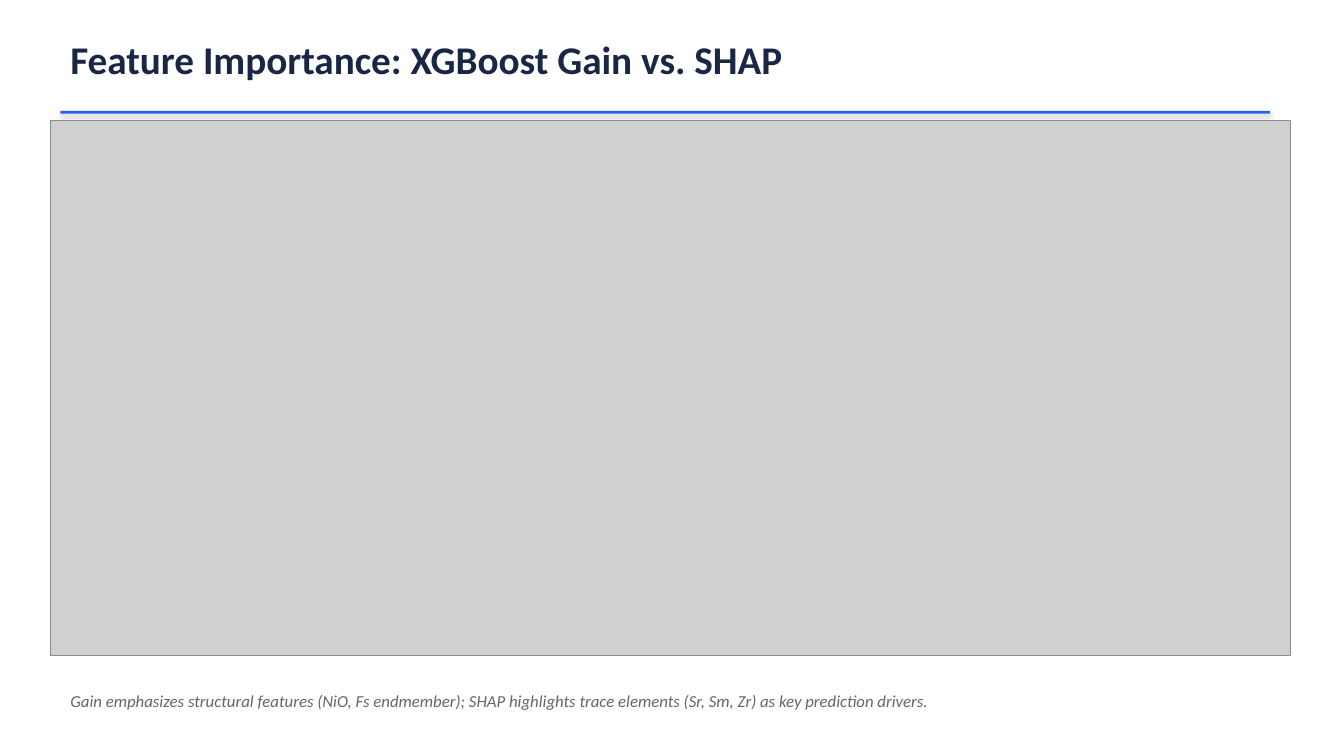
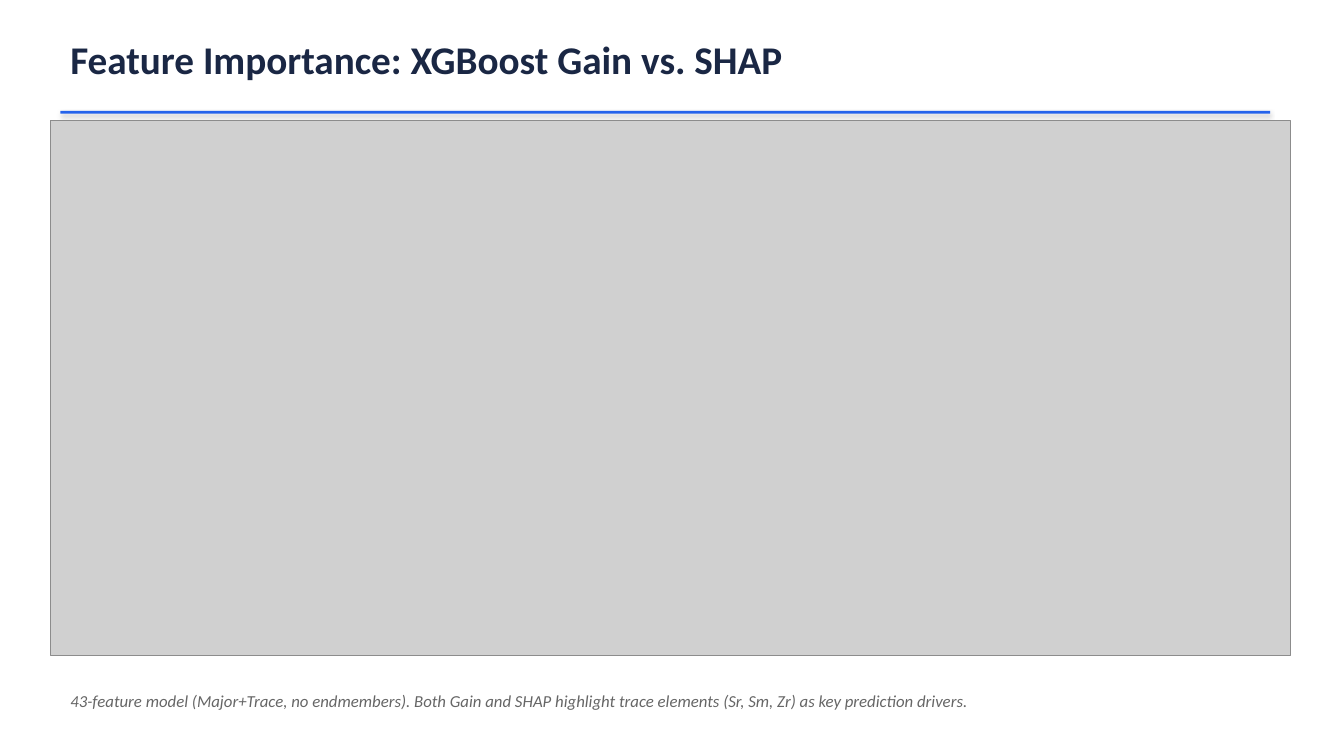
Before and after one commit to SteadfastAsArt/cpx-tectonic-dashboard, a slide deck: slide 9 of CPX_Tectonic_Classification.pptx. Drawn at 1344x756 pixels with LibreOffice and Linux fonts; fonts in the diff are those of the drawing; grey boxes stand for pictures. Boxes give left, top, right and bottom in pixels: in the first picture for what was removed or moved away, otherwise in the second. Text is boxed around its words. In the diff, an @@ line names an element or a change of style, - is before the commit and + after.

```diff
--- a/CPX_Tectonic_Classification.pptx
+++ b/CPX_Tectonic_Classification.pptx
@@ text at box(70, 695, 967, 710): text changed @@
-Gain emphasizes structural features (NiO, Fs endmember); SHAP highlights trace elements (Sr, Sm, Zr) as key prediction drivers.
+43-feature model (Major+Trace, no endmembers). Both Gain and SHAP highlight trace elements (Sr, Sm, Zr) as key prediction drivers.
```
Also in this commit, not shown: 8 other slides changed, 3 slides added, 1 slide removed, 6 other files.
